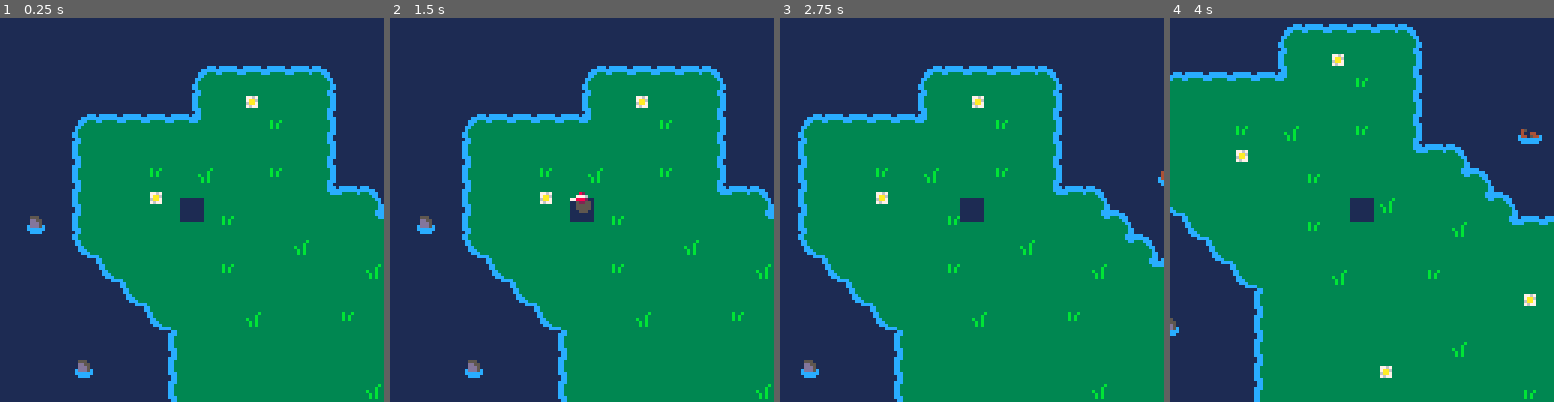
Above: before the commit, frames 1-4 (left to right).
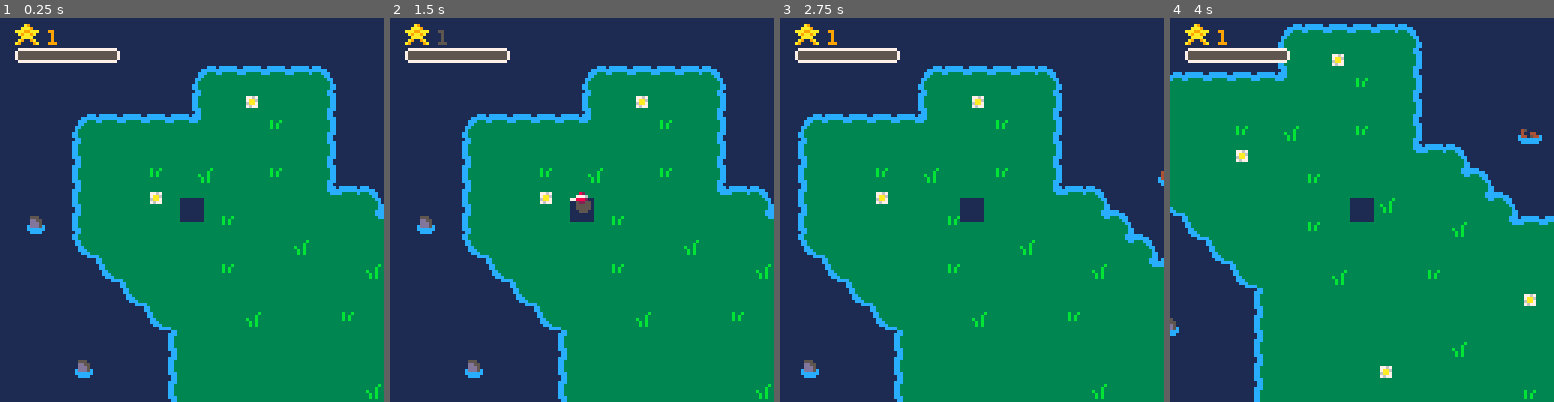
Above: after the commit, the same moments.

Repository: hexedrevii/fish.p8
Game: PICO-8 cartridge fish.p8
The game is run twice, just before and just after one commit, with the same random seed, the same clock (stepped at 60 frames per second) and the same inputs.
Inputs:
- Up to frame 1 (0.25 s): no input
- Up to frame 2 (1.5 s): tap X (X key) at 0.33, 1.07 s; tap O (Z key) at 0.7 s
- Up to frame 3 (2.75 s): hold Right 1.6-2.1 s; tap O (Z key) at 1.7, 2.1, 2.5 s; tap X (X key) at 1.85 s; hold Up 2.15-2.42 s; hold Right from 2.47 s (still down)
- Up to frame 4 (4 s): tap O (Z key) at 2.9, 3.3, 3.7 s; tap X (X key) at 2.97 s; release Right at 3.03 s; hold Left 3.08-3.58 s; hold Down 3.63-3.97 s

The runs differ from the first frame. In frame 1, 1.3% of the frame differs, in the area x 3-32%, y 1-12%; in frame 2, 1.3%; in frame 3, 1.3%; in frame 4, 1.3%.

Commit message:
feat: XP Bar, player:addxp

Diff:
--- a/fish.p8
+++ b/fish.p8
@@ -91,6 +91,30 @@
 	)
 end
 
+-- todo
+-- this will require ui, so maybe turn it into a coroutine???
+function player:addxp(xp)
+	self.xp += xp
+
+	while self.xp >= self.mxp do
+		self.xp -= self.mxp
+
+		self.lvl += 1
+
+		-- in case user reaches a level so high the data doesn't cover it
+		local data = levels[self.lvl]
+		if data then
+			self.extrawidth = data.width
+
+			-- todo
+			-- special abilities oooo
+			-- stardew-like choose your own ability
+			if data.abilities then
+			end
+		end
+	end
+end
+
 __debug_force_fish = false
 __debug_fish = {
 	name = "tuna",
@@ -144,6 +168,7 @@
 	self.throw = 0
 
 	self.xp = 0
+	self.mxp = 38
 	self.lvl = 1
 
 	self.money = 0
@@ -158,15 +183,8 @@
 	self.strike_base = 20
 	self.strike = 0
 
-	-- mult is base fish
-	-- strike increase
-
-	-- todo
-	-- increase size based on
-	-- rod or player level
-	-- also, global table
-	-- for these :sob:
 	self.rod = rods["bomboo"]
+	self.extrawidth = 0
 
 	self.inventory = {
 		-- todo
@@ -300,7 +318,7 @@
 
 		if btnp(❎) then
 			self.strike = 0
-			minigame:setup()
+			minigame:setup(self.rod.width + self.extrawidth)
 
 			return
 		end
@@ -326,6 +344,7 @@
 
 			-- todo
 			-- add to inventory
+			self:addxp(self.hooked.xp)
 
 			self.hooked = nil
 			self.hooked_size = nil
@@ -416,7 +435,6 @@
 
 -- todo
 -- money payout
--- xp payout
 -- weighted random
 -- some specific fish are
 -- rarer than others
@@ -478,6 +496,16 @@
 	}
 }
 
+-- todo
+-- fuckin everything :(
+-- index in table = lvl
+levels = {
+	{},
+	{
+		width = 2
+	}
+}
+
 -->8
 -- minigame
 minigame = {
@@ -489,7 +517,7 @@
 	active = false
 }
 
-function minigame:setup()
+function minigame:setup(w)
 	self.fish = {
 			x = 64,
 			target = 64,
@@ -505,10 +533,6 @@
 			sp = 7
 		}
 
-		-- todo
-		-- increase width based
-		-- on level
-		local w = player.rod.width
 		self.bar = {
 			x = self.fish.x - w / 2,
 			w = w,
@@ -718,6 +742,24 @@
 		minigame:draw()
 	end
 
+	-- xp
+	local xpw = 35
+	local xph = 5
+	local xpr = 2
+
+	local xpy = 10
+
+	-- lvl
+	spr(3, 5, xpy - 8)
+	print(player.lvl, 16, xpy - 6)
+
+	rrectfill(5, xpy, xpw, xph, xpr, 5)
+
+	rrect(5, xpy, xpw, xph, xpr, 7)
+
+	local xpf = (player.xp / player.mxp) * (xpw - 2)
+	rrectfill(6, xpy + 1, mid(0, xpf, xpw - 2), xph - 2, 0, 9)
+
 	if player.state == "caught" then
 		-- body
 		rectfill(
@@ -770,13 +812,13 @@
 	end
 end
 __gfx__
-0000000011111111000000000000000000000000000000000009a000000000000000000000000000000000000000000000000000000000000000000000000000
-00000000111111110000000000000000000000000000000000999a00000000000000000000000000000000000000000000000000000000000000000000000000
-00700700111111110000000000000000000820000008200000999a000bbbbb0b0555550500000000000000000000000000000000000000000000000000000000
-00077000111111110000000000000000007776000c7776c000999a00bbbbbbbb5555555500000000000000000000000000000000000000000000000000000000
-000770001111111100000000000000000088820000cccc000009a000bbbbbbbb5555555500000000000000000000000000000000000000000000000000000000
-007007001111111100000000000000000002200000000000000000000bbbbb0b0555550500000000000000000000000000000000000000000000000000000000
-000000001111111100000000000000000000000000000000000a9000000000000000000000000000000000000000000000000000000000000000000000000000
+000000001111111100000000000a900000000000000000000009a000000000000000000000000000000000000000000000000000000000000000000000000000
+00000000111111110000000000aaa900000000000000000000999a00000000000000000000000000000000000000000000000000000000000000000000000000
+007007001111111100000000aaa99aaa000820000008200000999a000bbbbb0b0555550500000000000000000000000000000000000000000000000000000000
+0007700011111111000000000a9aa9a0007776000c7776c000999a00bbbbbbbb5555555500000000000000000000000000000000000000000000000000000000
+00077000111111110000000000aaaa000088820000cccc000009a000bbbbbbbb5555555500000000000000000000000000000000000000000000000000000000
+0070070011111111000000000a9009a00002200000000000000000000bbbbb0b0555550500000000000000000000000000000000000000000000000000000000
+000000001111111100000000a900009a0000000000000000000a9000000000000000000000000000000000000000000000000000000000000000000000000000
 000000001111111100000000000000000000000000000000000a9000000000000000000000000000000000000000000000000000000000000000000000000000
 00000000000000000000000000000000000000000000000000000000000000000000000000000000000000000000000000000000000000000000000000000000
 00000000000000000000000000000000000000000000000000000000000000000000000000000000000000000000000000000000000000000000000000000000
